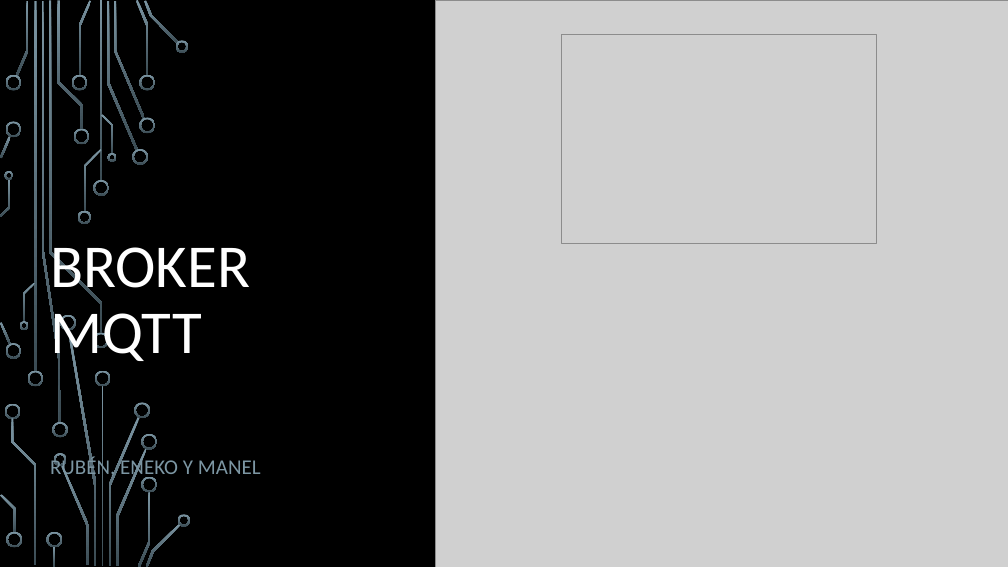
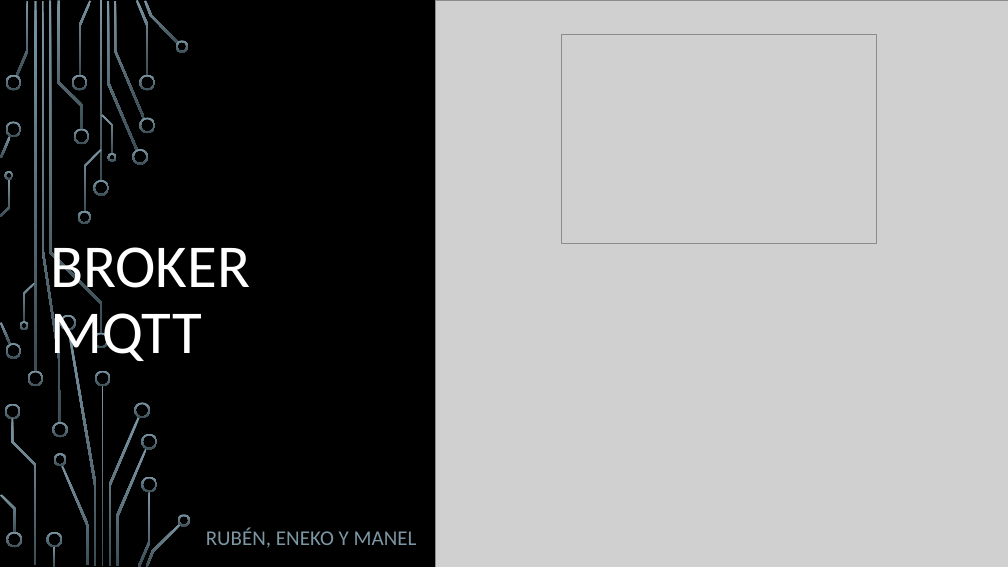
Before and after one commit to ManelDiaz/Reto_Envio, a slide deck: slide 1 of RETO 2 Envío de datos.pptx. Drawn at 1008x567 pixels with LibreOffice and Linux fonts; fonts in the diff are those of the drawing; grey boxes stand for pictures; background and template pictures are left out. Boxes give left, top, right and bottom in pixels: in the first picture for what was removed or moved away, otherwise in the second. Text is boxed around its words. In the diff, an @@ line names an element or a change of style, - is before the commit and + after.

```diff
--- a/RETO 2 Envío de datos.pptx
+++ b/RETO 2 Envío de datos.pptx
@@ subtitle "RUBÉN, ENEKO Y MANEL": place and size @@
-subtitle "RUBÉN, ENEKO Y MANEL" at (50,456,261,480)
+subtitle "RUBÉN, ENEKO Y MANEL" at (206,527,417,548)
```
Also in this commit, not shown: 4 other slides changed, 1 other file.
